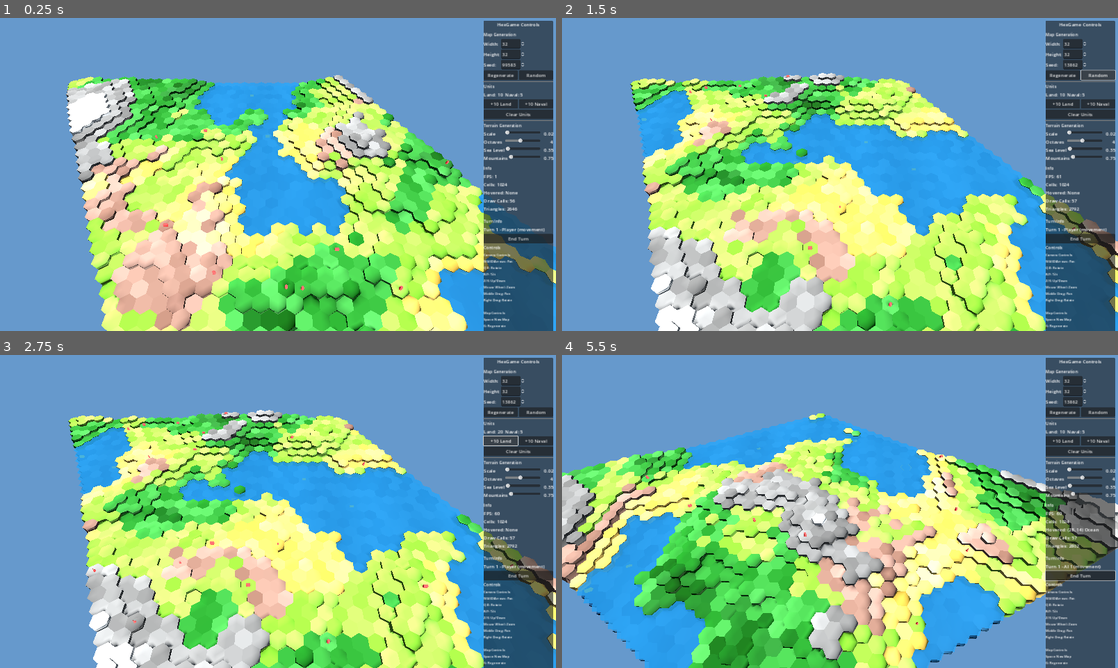
Above: before the commit, frames 1-4 (two rows, left to right).
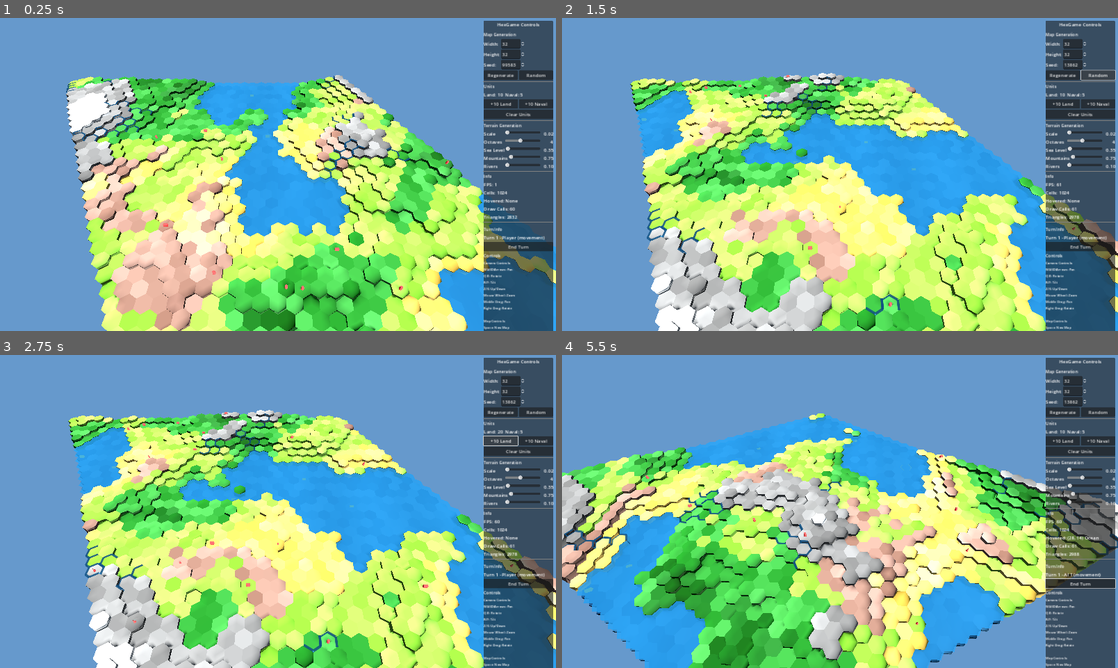
Above: after the commit, the same moments.

Repository: bobum/hexgame
Game: Godot game, scene res://scenes/main.tscn
The game is run twice, just before and just after one commit, with the same random seed, the same clock (stepped at 60 frames per second) and the same inputs.
Inputs (mouse positions are in pixels of both pictures, inside the frame that each line leads up to):
- Up to frame 1 (0.25 s): no input
- Up to frame 2 (1.5 s): click "Regenerate" at 0.5 s; click "Random" at 1.25 s
- Up to frame 3 (2.75 s): click "+10 Land" at 2 s
- Up to frame 4 (5.5 s): click "+10 Naval" at 2.75 s; click "Clear Units" at 3.5 s; click "End Turn" at 4.25 s; tap Enter at 5 s; move the mouse to (962, 495) at 5.02 s; hold D from 5.03 s (still down); hold Q from 5.03 s (still down); click (962, 495) at 5.17 s; tap Space at 5.27 s

The runs differ from the first frame. In frame 1, 2.0% of the frame differs, in the area x 11-100%, y 18-100%; in frame 2, 1.9%; in frame 3, 1.9%; in frame 4, 2.3%, in the area x 0-100%, y 39-100%.

Commit message:
Add procedural river system with animated flow shader
- Create RiverGenerator with steepest descent algorithm
  - Rivers flow strictly downhill from high elevation sources
  - Weighted source selection favoring high moisture + elevation
  - Minimum length requirement to avoid short streams
- Create EdgeRiverRenderer with animated GLSL shader
  - Edge-based mesh following hex boundaries
  - UV-scrolling flow animation with ripple effects
  - Waterfall rendering for elevation changes
  - Path connections when rivers merge through cells
- Add river_percentage parameter to MapGenerator
- Add Rivers slider to terrain UI section (0-30%)
- Integrate river rendering into main game loop

Co-Authored-By: Claude Opus 4.5 <noreply@anthropic.com>

Diff:
--- a/godot/src/generation/map_generator.gd
+++ b/godot/src/generation/map_generator.gd
@@ -5,10 +5,12 @@
 
 var noise: FastNoiseLite
 var grid: HexGrid
+var river_generator: RiverGenerator
 
 # Generation parameters
 var sea_level: float = 0.35
 var mountain_level: float = 0.75
+var river_percentage: float = 0.1
 
 # Noise parameters (exposed for UI)
 var noise_scale: float = 0.02:
@@ -44,6 +46,9 @@
 
 	# Assign biomes
 	_assign_biomes()
+
+	# Generate rivers
+	_generate_rivers(seed_val)
 
 
 func _generate_elevation() -> void:
@@ -101,3 +106,18 @@
 		return TerrainType.Type.FOREST
 	else:
 		return TerrainType.Type.JUNGLE
+
+
+func _generate_rivers(seed_val: int) -> void:
+	if river_percentage <= 0:
+		return
+
+	river_generator = RiverGenerator.new(grid)
+	river_generator.generate(seed_val, river_percentage)
+
+	# Count rivers for debugging
+	var river_count = 0
+	for cell in grid.get_all_cells():
+		river_count += cell.river_directions.size()
+	if river_count > 0:
+		print("Generated %d river segments" % river_count)
--- /dev/null
+++ b/godot/src/generation/river_generator.gd
@@ -0,0 +1,252 @@
+class_name RiverGenerator
+extends RefCounted
+## Generates rivers flowing from high elevation to water.
+## Uses steepest descent algorithm - rivers can ONLY flow downhill.
+## Matches web/src/generation/RiverGenerator.ts
+
+var grid: HexGrid
+var river_percentage: float = 0.1
+var seed_val: int = 0
+
+# Minimum number of edges for a valid river
+const MIN_RIVER_LENGTH: int = 3
+
+# Simple seeded random
+var _rng: RandomNumberGenerator
+
+
+func _init(p_grid: HexGrid) -> void:
+	grid = p_grid
+	_rng = RandomNumberGenerator.new()
+
+
+## Generate rivers on the map.
+func generate(p_seed: int = 0, p_river_percentage: float = 0.1) -> void:
+	seed_val = p_seed if p_seed != 0 else randi()
+	river_percentage = p_river_percentage
+
+	# Use different seed offset for rivers to avoid correlation with terrain
+	_rng.seed = seed_val + 7777
+
+	# Clear existing rivers
+	for cell in grid.get_all_cells():
+		cell.river_directions.clear()
+		cell.has_river = false
+
+	# Count land cells for budget calculation
+	var land_cells: Array[HexCell] = []
+	for cell in grid.get_all_cells():
+		if cell.elevation >= HexMetrics.WATER_LEVEL:
+			land_cells.append(cell)
+
+	if land_cells.is_empty():
+		return
+
+	# Calculate river budget based on percentage
+	var river_budget = int(land_cells.size() * river_percentage)
+
+	# Find potential river sources (high elevation + moisture)
+	var sources = _find_river_sources(land_cells)
+
+	# Generate rivers until budget exhausted or no more sources
+	var attempts = 0
+	var max_attempts = sources.size() * 2
+
+	while river_budget > 0 and not sources.is_empty() and attempts < max_attempts:
+		attempts += 1
+
+		# Pick a random source (weighted toward better candidates)
+		var source_index = _pick_weighted_source(sources)
+		var source = sources[source_index]
+
+		# Try to create a river from this source
+		var river_length = _trace_river(source)
+
+		if river_length > 0:
+			river_budget -= river_length
+			# Remove used source
+			sources.remove_at(source_index)
+		else:
+			# Source didn't work, remove it
+			sources.remove_at(source_index)
+
+
+## Find cells that are good river sources.
+## High elevation + high moisture = good source.
+func _find_river_sources(land_cells: Array[HexCell]) -> Array[HexCell]:
+	var sources: Array[HexCell] = []
+	var elevation_range = HexMetrics.MAX_ELEVATION - HexMetrics.WATER_LEVEL
+
+	for cell in land_cells:
+		# Skip cells already with rivers
+		if not cell.river_directions.is_empty():
+			continue
+
+		# Skip cells adjacent to water (too close to ocean)
+		if _is_adjacent_to_water(cell):
+			continue
+
+		# Skip cells adjacent to existing rivers
+		if _is_adjacent_to_river(cell):
+			continue
+
+		# Calculate source fitness score
+		var elevation_factor = float(cell.elevation - HexMetrics.WATER_LEVEL) / elevation_range
+		var score = cell.moisture * elevation_factor
+
+		# Add to sources with weighting
+		if score > 0.25:
+			sources.append(cell)
+
+	return sources
+
+
+## Pick a source using weighted random selection.
+func _pick_weighted_source(sources: Array[HexCell]) -> int:
+	var elevation_range = HexMetrics.MAX_ELEVATION - HexMetrics.WATER_LEVEL
+
+	# Build weighted selection list
+	var weights: Array[float] = []
+	var total_weight: float = 0.0
+
+	for cell in sources:
+		var elevation_factor = float(cell.elevation - HexMetrics.WATER_LEVEL) / elevation_range
+		var score = cell.moisture * elevation_factor
+
+		# Higher score = more weight
+		var weight: float = 1.0
+		if score > 0.75:
+			weight = 4.0
+		elif score > 0.5:
+			weight = 2.0
+
+		weights.append(weight)
+		total_weight += weight
+
+	# Random selection
+	var pick = _rng.randf() * total_weight
+	for i in range(weights.size()):
+		pick -= weights[i]
+		if pick <= 0:
+			return i
+
+	return sources.size() - 1
+
+
+## Trace a river from source to water using steepest descent.
+## Rivers can ONLY flow downhill. If stuck or too short, discard entirely.
+## Returns the length of the river created (0 if discarded).
+func _trace_river(source: HexCell) -> int:
+	var current = source
+	var visited: Dictionary = {}
+
+	# Track cells we add river segments to, so we can remove them if river is too short
+	var river_cells: Array[Dictionary] = []
+
+	while current.elevation >= HexMetrics.WATER_LEVEL:
+		var key = "%d,%d" % [current.q, current.r]
+		if visited.has(key):
+			break  # Avoid loops
+		visited[key] = true
+
+		# Find best direction to flow (strictly downhill only)
+		var flow_dir = _find_flow_direction(current)
+
+		if flow_dir < 0:
+			# Can't flow anywhere - dead end, stop here
+			break
+
+		# Get the neighbor in that direction
+		var neighbor = grid.get_neighbor(current, flow_dir)
+		if not neighbor:
+			break
+
+		# Record this segment (don't add to cell yet)
+		river_cells.append({"cell": current, "direction": flow_dir})
+
+		# Check if neighbor already has a river (merge point)
+		if not neighbor.river_directions.is_empty():
+			break
+
+		# Check if we reached water
+		if neighbor.elevation < HexMetrics.WATER_LEVEL:
+			break
+
+		# Move to next cell
+		current = neighbor
+
+		# Safety limit
+		if river_cells.size() > 100:
+			break
+
+	# Check minimum length - discard if too short
+	if river_cells.size() < MIN_RIVER_LENGTH:
+		return 0  # River too short, don't create it
+
+	# River is long enough - actually add the segments to cells
+	for entry in river_cells:
+		var cell: HexCell = entry["cell"]
+		var direction: int = entry["direction"]
+		cell.river_directions.append(direction)
+		cell.has_river = true
+
+	return river_cells.size()
+
+
+## Find the best direction for water to flow from a cell.
+## ONLY allows strictly downhill flow (no flat terrain).
+## Prefers steepest descent, with randomness for variety.
+func _find_flow_direction(cell: HexCell) -> int:
+	var candidates: Array[Dictionary] = []
+
+	for dir in range(6):
+		var neighbor = grid.get_neighbor(cell, dir)
+		if not neighbor:
+			continue
+
+		# Calculate elevation difference (positive = downhill)
+		var elevation_diff = cell.elevation - neighbor.elevation
+
+		# ONLY allow strictly downhill (elevation must decrease)
+		if elevation_diff <= 0:
+			continue
+
+		# Weight based on steepness - steeper = more likely
+		var weight = 1.0 + elevation_diff * 3.0
+
+		candidates.append({"dir": dir, "weight": weight})
+
+	if candidates.is_empty():
+		return -1
+
+	# Weighted random selection
+	var total_weight: float = 0.0
+	for c in candidates:
+		total_weight += c["weight"]
+
+	var pick = _rng.randf() * total_weight
+
+	for candidate in candidates:
+		pick -= candidate["weight"]
+		if pick <= 0:
+			return candidate["dir"]
+
+	return candidates[candidates.size() - 1]["dir"]
+
+
+## Check if cell is adjacent to water.
+func _is_adjacent_to_water(cell: HexCell) -> bool:
+	for dir in range(6):
+		var neighbor = grid.get_neighbor(cell, dir)
+		if neighbor and neighbor.elevation < HexMetrics.WATER_LEVEL:
+			return true
+	return false
+
+
+## Check if cell is adjacent to an existing river.
+func _is_adjacent_to_river(cell: HexCell) -> bool:
+	for dir in range(6):
+		var neighbor = grid.get_neighbor(cell, dir)
+		if neighbor and not neighbor.river_directions.is_empty():
+			return true
+	return false
--- a/godot/src/main.gd
+++ b/godot/src/main.gd
@@ -10,6 +10,7 @@
 var mesh_instance: MeshInstance3D
 var water_instance: MeshInstance3D
 var water_material: ShaderMaterial
+var river_renderer: EdgeRiverRenderer
 var hex_hover: HexHover
 var current_seed: int = 0
 var game_ui: GameUI
@@ -108,6 +109,9 @@
 
 	# Build water
 	_build_water()
+
+	# Build rivers
+	_build_rivers()
 
 	# Center camera on map
 	_center_camera()
@@ -194,6 +198,8 @@
 				map_generator.sea_level = value
 			"mountain_level":
 				map_generator.mountain_level = value
+			"river_percentage":
+				map_generator.river_percentage = value
 		# Regenerate with current settings
 		_regenerate_map()
 
@@ -264,6 +270,18 @@
 	print("Water mesh added to scene")
 
 
+func _build_rivers() -> void:
+	# Remove existing river renderer
+	if river_renderer:
+		river_renderer.queue_free()
+		river_renderer = null
+
+	river_renderer = EdgeRiverRenderer.new()
+	hex_grid_node.add_child(river_renderer)
+	river_renderer.setup(grid)
+	river_renderer.build()
+
+
 func _process(delta: float) -> void:
 	# Update water animation
 	if water_material:
@@ -273,6 +291,10 @@
 	# Update unit renderer
 	if unit_renderer:
 		unit_renderer.update()
+
+	# Update river animation
+	if river_renderer:
+		river_renderer.update(delta)
 
 
 func _center_camera() -> void:
@@ -309,6 +331,9 @@
 		water_instance.queue_free()
 		water_instance = null
 		water_material = null
+	if river_renderer:
+		river_renderer.queue_free()
+		river_renderer = null
 
 	# Clear units
 	if unit_manager:
@@ -364,6 +389,9 @@
 		water_instance.queue_free()
 		water_instance = null
 		water_material = null
+	if river_renderer:
+		river_renderer.queue_free()
+		river_renderer = null
 
 	# Clear units
 	if unit_manager:
--- /dev/null
+++ b/godot/src/rendering/edge_river_renderer.gd
@@ -0,0 +1,325 @@
+class_name EdgeRiverRenderer
+extends Node3D
+## Renders rivers as edge-based meshes with animated flow.
+## Rivers follow hex boundaries, tracing along edges between hexes.
+## Matches web/src/rendering/EdgeRiverRenderer.ts
+
+var grid: HexGrid
+var mesh_instance: MeshInstance3D
+var material: ShaderMaterial
+var time: float = 0.0
+
+# River rendering constants
+const RIVER_WIDTH: float = 0.15
+const HEIGHT_OFFSET: float = 0.02
+
+# Direction to corner indices mapping (same as web version)
+# Each direction maps to the two corners that form that edge
+const DIRECTION_TO_CORNERS: Array[Vector2i] = [
+	Vector2i(5, 0),  # NE: corners 5->0
+	Vector2i(4, 5),  # E:  corners 4->5
+	Vector2i(3, 4),  # SE: corners 3->4
+	Vector2i(2, 3),  # SW: corners 2->3
+	Vector2i(1, 2),  # W:  corners 1->2
+	Vector2i(0, 1),  # NW: corners 0->1
+]
+
+
+func setup(p_grid: HexGrid) -> void:
+	grid = p_grid
+
+
+func build() -> void:
+	# Remove existing mesh
+	if mesh_instance:
+		mesh_instance.queue_free()
+		mesh_instance = null
+
+	var vertices: PackedVector3Array = PackedVector3Array()
+	var uvs: PackedVector2Array = PackedVector2Array()
+	var indices: PackedInt32Array = PackedInt32Array()
+	var vertex_index: int = 0
+
+	var corners = HexMetrics.get_corners()
+	var half_width = RIVER_WIDTH
+
+	# Build a map of incoming river directions for each cell
+	var incoming_rivers: Dictionary = {}  # "q,r" -> Array of directions
+	for cell in grid.get_all_cells():
+		for dir in cell.river_directions:
+			var neighbor = grid.get_neighbor(cell, dir)
+			if neighbor:
+				var key = "%d,%d" % [neighbor.q, neighbor.r]
+				if not incoming_rivers.has(key):
+					incoming_rivers[key] = []
+				incoming_rivers[key].append(HexDirection.opposite(dir))
+
+	# Track rendered edges to avoid duplicates
+	var rendered_edges: Dictionary = {}
+
+	# Process each cell that has rivers
+	for cell in grid.get_all_cells():
+		var outgoing = cell.river_directions
+		var incoming_key = "%d,%d" % [cell.q, cell.r]
+		var incoming: Array = incoming_rivers.get(incoming_key, [])
+
+		if outgoing.is_empty() and incoming.is_empty():
+			continue
+
+		var center_pos = cell.get_world_position()
+
+		# Get world positions of all 6 corners for this cell
+		var world_corners: Array[Vector3] = []
+		for c in corners:
+			world_corners.append(Vector3(
+				center_pos.x + c.x,
+				0,
+				center_pos.z + c.z
+			))
+
+		# For each outgoing river, draw the edge quad
+		for out_dir in outgoing:
+			var neighbor = grid.get_neighbor(cell, out_dir)
+			if not neighbor:
+				continue
+
+			var edge_key = _get_edge_key(cell.q, cell.r, neighbor.q, neighbor.r)
+			if rendered_edges.has(edge_key):
+				continue
+			rendered_edges[edge_key] = true
+
+			# Get the corners for this edge
+			var corner_pair = DIRECTION_TO_CORNERS[out_dir]
+			var c1 = world_corners[corner_pair.x]
+			var c2 = world_corners[corner_pair.y]
+
+			# Calculate edge midpoint and perpendicular
+			var edge_dx = c2.x - c1.x
+			var edge_dz = c2.z - c1.z
+			var edge_len = sqrt(edge_dx * edge_dx + edge_dz * edge_dz)
+			var perp_x = -edge_dz / edge_len * half_width
+			var perp_z = edge_dx / edge_len * half_width
+
+			# Y positions for both cells
+			var high_y = max(cell.elevation, neighbor.elevation) * HexMetrics.ELEVATION_STEP + HEIGHT_OFFSET
+			var low_y = min(cell.elevation, neighbor.elevation) * HexMetrics.ELEVATION_STEP + HEIGHT_OFFSET
+			var elevation_diff = cell.elevation - neighbor.elevation
+
+			# Draw horizontal quad along the edge (at higher elevation)
+			vertices.append(Vector3(c1.x - perp_x, high_y, c1.z - perp_z))
+			vertices.append(Vector3(c1.x + perp_x, high_y, c1.z + perp_z))
+			vertices.append(Vector3(c2.x + perp_x, high_y, c2.z + perp_z))
+			vertices.append(Vector3(c2.x - perp_x, high_y, c2.z - perp_z))
+
+			uvs.append(Vector2(0, 0))
+			uvs.append(Vector2(1, 0))
+			uvs.append(Vector2(1, 1))
+			uvs.append(Vector2(0, 1))
+
+			indices.append(vertex_index)
+			indices.append(vertex_index + 1)
+			indices.append(vertex_index + 2)
+			indices.append(vertex_index)
+			indices.append(vertex_index + 2)
+			indices.append(vertex_index + 3)
+			vertex_index += 4
+
+			# If river flows downhill, draw waterfall
+			if elevation_diff > 0:
+				var neighbor_has_river = not neighbor.river_directions.is_empty() or \
+					neighbor.elevation < HexMetrics.WATER_LEVEL
+
+				if neighbor_has_river:
+					# Waterfall width along edge direction
+					var edge_norm_x = edge_dx / edge_len * half_width
+					var edge_norm_z = edge_dz / edge_len * half_width
+
+					# Draw waterfall quad
+					vertices.append(Vector3(c2.x - edge_norm_x, high_y, c2.z - edge_norm_z))
+					vertices.append(Vector3(c2.x + edge_norm_x, high_y, c2.z + edge_norm_z))
+					vertices.append(Vector3(c2.x + edge_norm_x, low_y, c2.z + edge_norm_z))
+					vertices.append(Vector3(c2.x - edge_norm_x, low_y, c2.z - edge_norm_z))
+
+					uvs.append(Vector2(0, 0))
+					uvs.append(Vector2(1, 0))
+					uvs.append(Vector2(1, 1))
+					uvs.append(Vector2(0, 1))
+
+					indices.append(vertex_index)
+					indices.append(vertex_index + 1)
+					indices.append(vertex_index + 2)
+					indices.append(vertex_index)
+					indices.append(vertex_index + 2)
+					indices.append(vertex_index + 3)
+					vertex_index += 4
+
+		# If this cell has both incoming and outgoing rivers, draw connecting path
+		if not incoming.is_empty() and not outgoing.is_empty():
+			for in_dir in incoming:
+				for out_dir in outgoing:
+					# Get corners for incoming and outgoing edges
+					var in_corners = DIRECTION_TO_CORNERS[in_dir]
+					var out_corners = DIRECTION_TO_CORNERS[out_dir]
+
+					# Find path from incoming edge START to outgoing edge START
+					var path_corners = _find_corner_path(in_corners.x, out_corners.x)
+
+					if path_corners.size() >= 2:
+						var y = cell.elevation * HexMetrics.ELEVATION_STEP + HEIGHT_OFFSET
+
+						# Draw quads along the corner path
+						for i in range(path_corners.size() - 1):
+							var c_idx1 = path_corners[i]
+							var c_idx2 = path_corners[i + 1]
+							var p1 = world_corners[c_idx1]
+							var p2 = world_corners[c_idx2]
+
+							# Calculate perpendicular for this segment
+							var seg_dx = p2.x - p1.x
+							var seg_dz = p2.z - p1.z
+							var seg_len = sqrt(seg_dx * seg_dx + seg_dz * seg_dz)
+							if seg_len < 0.001:
+								continue
+
+							var s_perp_x = -seg_dz / seg_len * half_width
+							var s_perp_z = seg_dx / seg_len * half_width
+
+							vertices.append(Vector3(p1.x - s_perp_x, y, p1.z - s_perp_z))
+							vertices.append(Vector3(p1.x + s_perp_x, y, p1.z + s_perp_z))
+							vertices.append(Vector3(p2.x + s_perp_x, y, p2.z + s_perp_z))
+							vertices.append(Vector3(p2.x - s_perp_x, y, p2.z - s_perp_z))
+
+							uvs.append(Vector2(0, 0))
+							uvs.append(Vector2(1, 0))
+							uvs.append(Vector2(1, 1))
+							uvs.append(Vector2(0, 1))
+
+							indices.append(vertex_index)
+							indices.append(vertex_index + 1)
+							indices.append(vertex_index + 2)
+							indices.append(vertex_index)
+							indices.append(vertex_index + 2)
+							indices.append(vertex_index + 3)
+							vertex_index += 4
+
+	if vertices.is_empty():
+		print("No river geometry to build")
+		return
+
+	# Create mesh
+	var arrays = []
+	arrays.resize(Mesh.ARRAY_MAX)
+	arrays[Mesh.ARRAY_VERTEX] = vertices
+	arrays[Mesh.ARRAY_TEX_UV] = uvs
+	arrays[Mesh.ARRAY_INDEX] = indices
+
+	var mesh = ArrayMesh.new()
+	mesh.add_surface_from_arrays(Mesh.PRIMITIVE_TRIANGLES, arrays)
+
+	# Create mesh instance
+	mesh_instance = MeshInstance3D.new()
+	mesh_instance.mesh = mesh
+	mesh_instance.material_override = _create_river_material()
+	add_child(mesh_instance)
+
+	print("Built river mesh: %d vertices" % vertices.size())
+
+
+func _create_river_material() -> ShaderMaterial:
+	material = ShaderMaterial.new()
+	material.shader = _create_river_shader()
+	material.set_shader_parameter("river_color", Color(0.176, 0.545, 0.788))
+	material.set_shader_parameter("river_color_deep", Color(0.102, 0.361, 0.557))
+	material.set_shader_parameter("flow_speed", 1.5)
+	material.set_shader_parameter("time", 0.0)
+	return material
+
+
+func _create_river_shader() -> Shader:
+	var shader = Shader.new()
+	shader.code = """
+shader_type spatial;
+render_mode blend_mix, cull_disabled, depth_draw_opaque;
+
+uniform vec3 river_color : source_color = vec3(0.176, 0.545, 0.788);
+uniform vec3 river_color_deep : source_color = vec3(0.102, 0.361, 0.557);
+uniform float flow_speed = 1.5;
+uniform float time = 0.0;
+
+varying vec2 world_uv;
+
+// Simple noise function for water shimmer
+float noise(vec2 p) {
+	return fract(sin(dot(p, vec2(12.9898, 78.233))) * 43758.5453);
+}
+
+void vertex() {
+	world_uv = UV;
+}
+
+void fragment() {
+	// Flow animation - scroll UV over time
+	vec2 flow_uv = world_uv;
+	flow_uv.y -= time * flow_speed;
+
+	// Create ripple effect using noise
+	float ripple = noise(flow_uv * 10.0 + time);
+	ripple += noise(flow_uv * 5.0 - time * 0.5) * 0.5;
+	ripple = ripple * 0.15;
+
+	// Color variation based on position
+	float color_mix = sin(VERTEX.x * 0.5 + VERTEX.z * 0.3) * 0.5 + 0.5;
+	vec3 base_color = mix(river_color, river_color_deep, color_mix * 0.3);
+
+	// Add ripple brightness variation
+	vec3 color = base_color + vec3(ripple * 0.2);
+
+	// Edge fade for smoother blending
+	float edge_fade = smoothstep(0.0, 0.15, world_uv.x) * smoothstep(1.0, 0.85, world_uv.x);
+
+	ALBEDO = color;
+	ALPHA = 0.85 * edge_fade;
+}
+"""
+	return shader
+
+
+## Find the shortest path of corner indices from start to end.
+func _find_corner_path(start_corner: int, end_corner: int) -> Array[int]:
+	if start_corner == end_corner:
+		return [start_corner]
+
+	# Try clockwise path
+	var cw_path: Array[int] = [start_corner]
+	var current = start_corner
+	while current != end_corner:
+		current = (current + 1) % 6
+		cw_path.append(current)
+		if cw_path.size() > 6:
+			break
+
+	# Try counterclockwise path
+	var ccw_path: Array[int] = [start_corner]
+	current = start_corner
+	while current != end_corner:
+		current = (current + 5) % 6
+		ccw_path.append(current)
+		if ccw_path.size() > 6:
+			break
+
+	# Return shorter path
+	return cw_path if cw_path.size() <= ccw_path.size() else ccw_path
+
+
+## Create unique key for an edge between two cells.
+func _get_edge_key(q1: int, r1: int, q2: int, r2: int) -> String:
+	if q1 < q2 or (q1 == q2 and r1 < r2):
+		return "%d,%d-%d,%d" % [q1, r1, q2, r2]
+	return "%d,%d-%d,%d" % [q2, r2, q1, r1]
+
+
+## Update river animation.
+func update(delta: float) -> void:
+	time += delta
+	if material:
+		material.set_shader_parameter("time", time)
--- a/godot/src/ui/game_ui.gd
+++ b/godot/src/ui/game_ui.gd
@@ -39,6 +39,7 @@
 var octaves_slider: HSlider
 var sea_level_slider: HSlider
 var mountain_level_slider: HSlider
+var river_slider: HSlider
 
 var main_node: Node3D
 
@@ -274,6 +275,10 @@
 	terrain_section.add_child(_create_labeled_slider("Mountains", 0.5, 1.0, 0.75, 0.01, "_on_mountain_level_changed"))
 	mountain_level_slider = terrain_section.get_child(terrain_section.get_child_count() - 1).get_child(1)
 
+	# River percentage slider (0.0 - 0.3)
+	terrain_section.add_child(_create_labeled_slider("Rivers", 0.0, 0.3, 0.1, 0.01, "_on_river_changed"))
+	river_slider = terrain_section.get_child(terrain_section.get_child_count() - 1).get_child(1)
+
 	# Insert after UnitsSection
 	var units_idx = units_section.get_index()
 	vbox.add_child(terrain_section)
@@ -327,6 +332,11 @@
 	noise_param_changed.emit("mountain_level", value)
 
 
+func _on_river_changed(value: float) -> void:
+	_update_slider_label(river_slider, value)
+	noise_param_changed.emit("river_percentage", value)
+
+
 func _update_slider_label(slider: HSlider, value: float, is_int: bool = false) -> void:
 	if slider and slider.get_parent():
 		var parent = slider.get_parent()
